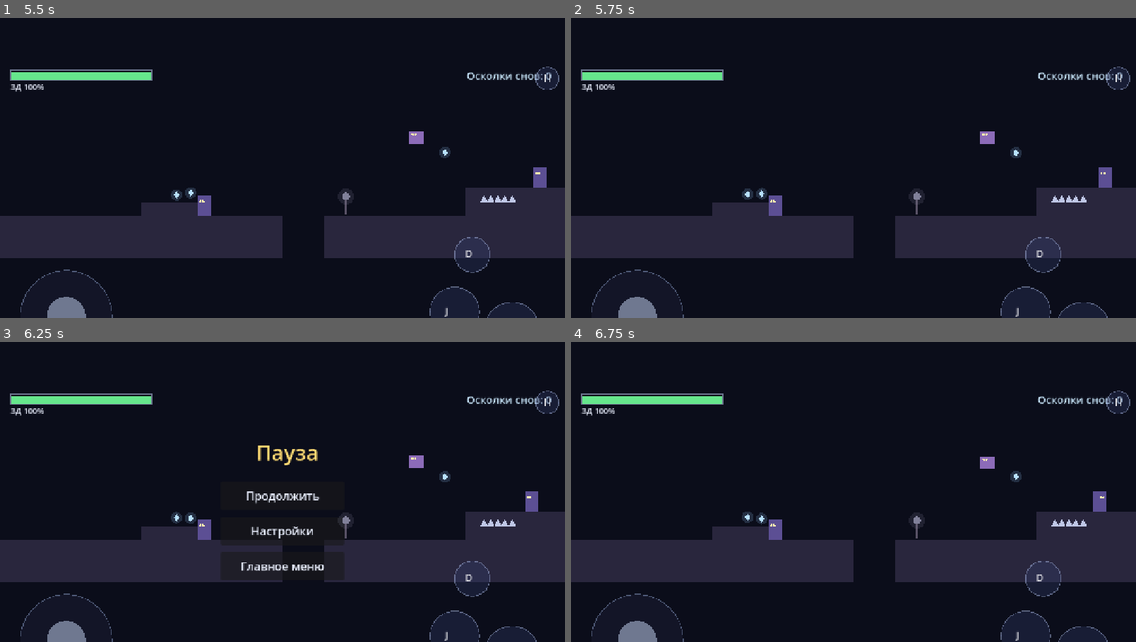
Above: before the commit, frames 1-4 (two rows, left to right).
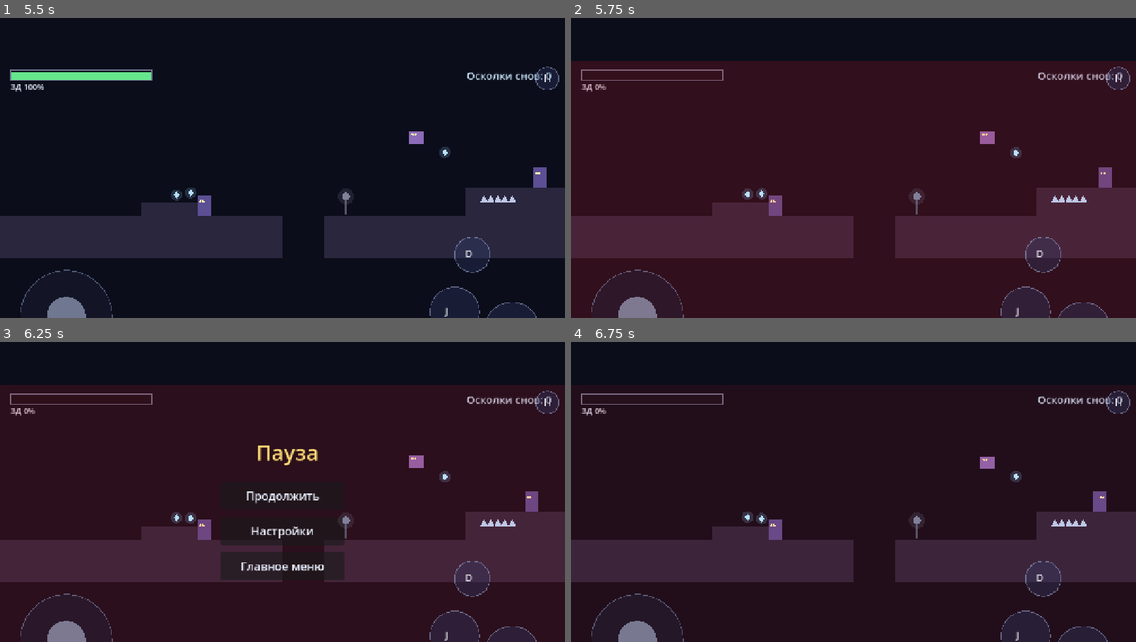
Above: after the commit, the same moments.

Repository: DarkPrince922/GameZZz
Game: Godot game, scene res://scenes/main_menu.tscn
Same seed, same stepped clock (60 frames per second), same inputs: the game is played once before the commit and once after it.
Inputs (mouse positions are in pixels of both pictures, inside the frame that each line leads up to):
- Up to frame 1 (5.5 s): click "Играть" at 0.5 s; move the mouse to (254, 222) at 1.27 s; hold D (move_right) 1.28-2 s; tap J (attack) at 1.35 s; click (254, 222) at 1.42 s; tap Space (jump) at 1.52, 4.52 s; drag from (452, 207) to (254, 222) at 2.02 s; move the mouse to (113, 111) at 2.77 s; hold A (move_left) 2.78-3.5 s; tap Shift (dash) at 2.85 s; drag from (310, 159) to (113, 111) at 3.52 s; move the mouse to (197, 81) at 4.27 s; hold A (move_left) 4.28-5 s; tap X at 4.35 s; drag from (406, 144) to (197, 81) at 5.02 s
- Up to frame 2 (5.75 s): no input
- Up to frame 3 (6.25 s): move the mouse to (169, 498) at 5.77 s; hold D (move_right) from 5.78 s (still down); tap P at 5.85 s; click (169, 498) at 5.92 s
- Up to frame 4 (6.75 s): release D (move_right) at 6.5 s; click "Продолжить" at 6.5 s

Frame 1 is identical in both runs. In frame 2, 84% of the frame differs, in the area x 0-100%, y 14-100%; in frame 3, 74%; in frame 4, 0.7%.

Commit message:
fix(game): falling into a pit now kills and respawns the hero
This was a real gameplay bug, not just a bot problem: levels have pits with no
floor underneath, and nothing ever handled leaving the world, so the body kept
falling forever at terminal velocity (the bot trace showed vy=900 with solid
ground beside it). The level now detects the player below the map and calls
player.fall_into_pit(), which zeroes health, plays the death sound and respawns
at the last checkpoint.

Also: the sliding wall on world 1 level 3 was placed inside the pit at columns
77-79 and level 4's wall sat on a pit edge; both moved onto solid ground. The
bot handles checkpoint respawns and re-arms jump triggers after one.

Diff:
--- a/data/levels/world1_level3.json
+++ b/data/levels/world1_level3.json
@@ -214,7 +214,7 @@
     },
     {
       "type": "moving_wall",
-      "x": 79,
+      "x": 72,
       "y": 5,
       "h": 4
     }
--- a/data/levels/world1_level4.json
+++ b/data/levels/world1_level4.json
@@ -214,7 +214,7 @@
     },
     {
       "type": "moving_wall",
-      "x": 69,
+      "x": 66,
       "y": 6,
       "h": 4
     },
--- a/scripts/level/level.gd
+++ b/scripts/level/level.gd
@@ -309,6 +309,14 @@
 
 
 # ------------------------------------------------------------------ events
+func _physics_process(_delta: float) -> void:
+	if player == null or not is_instance_valid(player) or _finished:
+		return
+	var bottom := float(level_height * tile_size) + float(tile_size) * 3.0
+	if player.global_position.y > bottom:
+		player.fall_into_pit()
+
+
 func _unhandled_input(event: InputEvent) -> void:
 	if event.is_action_pressed("pause"):
 		if get_tree().paused:
--- a/scripts/player/player.gd
+++ b/scripts/player/player.gd
@@ -412,6 +412,16 @@
 	return shield_hp > 0.0
 
 
+func fall_into_pit() -> void:
+	## Called by the level when the hero drops out of the world. Without this
+	## the body keeps falling forever (no floor means no landing, no respawn).
+	if state == State.DEAD:
+		return
+	hp = 0.0
+	health_changed.emit(hp, max_hp)
+	_die()
+
+
 func _die() -> void:
 	state = State.DEAD
 	velocity = Vector2.ZERO
--- a/tools/bot_test.gd
+++ b/tools/bot_test.gd
@@ -95,6 +95,10 @@
 			while next_trigger < triggers.size() \
 					and player.position.x > float(triggers[next_trigger]) + float(tile) * 2.0:
 				next_trigger += 1
+			var back := next_trigger - 1
+			while back >= 0 and player.position.x < float(triggers[back]) + float(tile) * 2.0:
+				next_trigger = back
+				back -= 1
 			if next_trigger < triggers.size() and player.position.x >= float(triggers[next_trigger]):
 				player.press_jump()
 				jumps += 1
@@ -103,6 +107,17 @@
 			player.press_attack()
 		if frames % 150 == 0:
 			player.press_skill(1)
+		if player.is_dead():
+			rescues += 1
+			print("[bot] %s died at frame %d (x %.0f), waiting for respawn" % [
+				level_id, frames, player.position.x])
+			if rescues > MAX_RESCUES_PER_LEVEL:
+				_failures.append("%s: bot kept dying (%d deaths)" % [level_id, rescues])
+				level.queue_free()
+				await process_frame
+				return
+			# respawn resets the position; forget triggers behind the checkpoint
+			next_trigger = 0
 		if player.position.y > float(int(level.level_data.get("height", 14)) * 32 + 600):
 			# The scripted bot is a traversal check, not a skill demo: a moving
 			# wall next to a pit can shove it in. Put it back on the last safe
